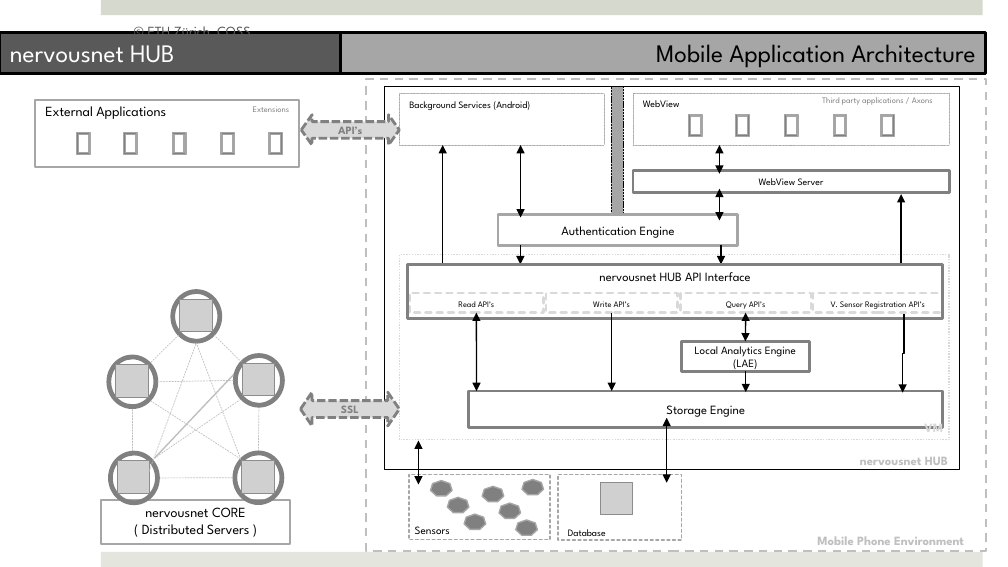
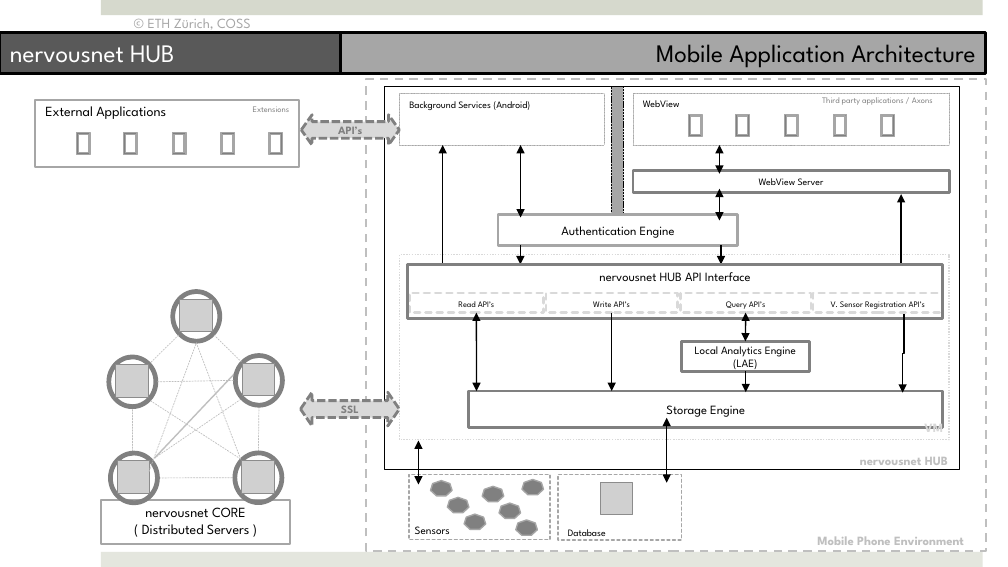
Before and after one commit to prasad79/nervousnet, a slide deck: slide 5 of Documents/Architecture/nervousnet.pptx. Drawn at 1008x567 pixels with LibreOffice and Linux fonts; fonts in the diff are those of the drawing; grey boxes stand for pictures. Boxes give left, top, right and bottom in pixels: in the first picture for what was removed or moved away, otherwise in the second. Text is boxed around its words. In the diff, an @@ line names an element or a change of style, - is before the commit and + after.

```diff
--- a/Documents/Architecture/nervousnet.pptx
+++ b/Documents/Architecture/nervousnet.pptx
@@ text "© ETH Zürich, COSS" at box(148, 19, 250, 34): text colour #595959 to #A6A6A6 @@
```
Also in this commit, not shown: 4 other slides changed, 1 other file.
